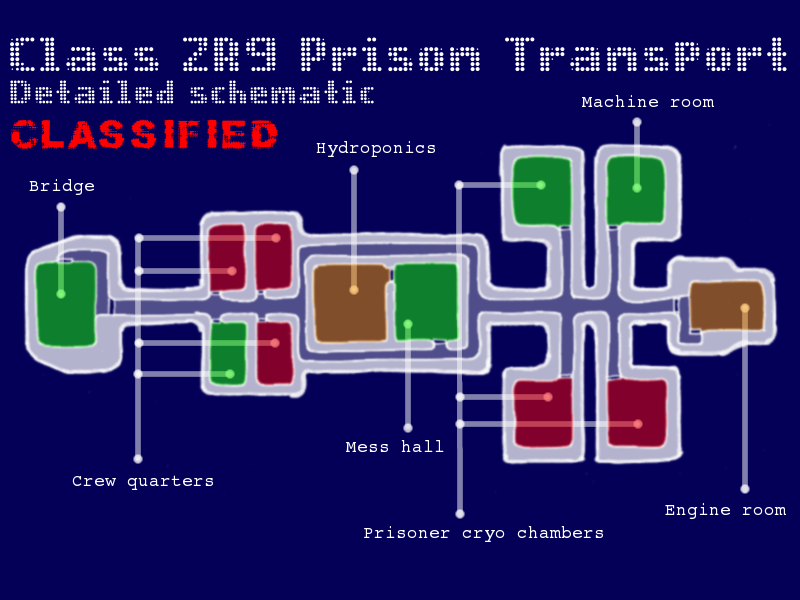
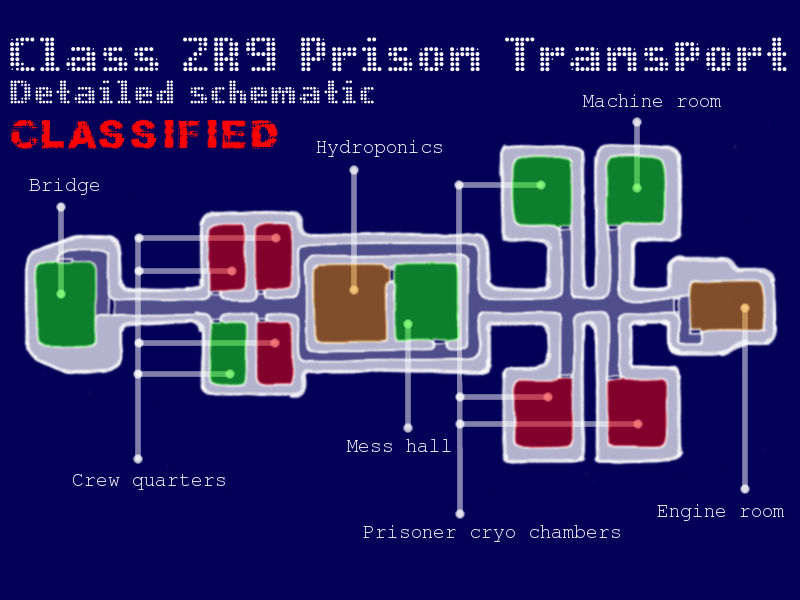
Two versions of the same layered image (800×600). Layer-by-layer changes:
painted on "Engine room" over [657, 503, 787, 521]
painted on "Machine room" over [582, 94, 722, 107]
painted on "Prisoner cryo chambers" over [363, 525, 620, 542]
painted on "Mess hall" over [346, 439, 451, 452]
painted on "Hydroponics" over [316, 140, 442, 157]
painted on "Crew quarters" over [72, 474, 225, 490]
painted on "Bridge" over [29, 178, 99, 195]
